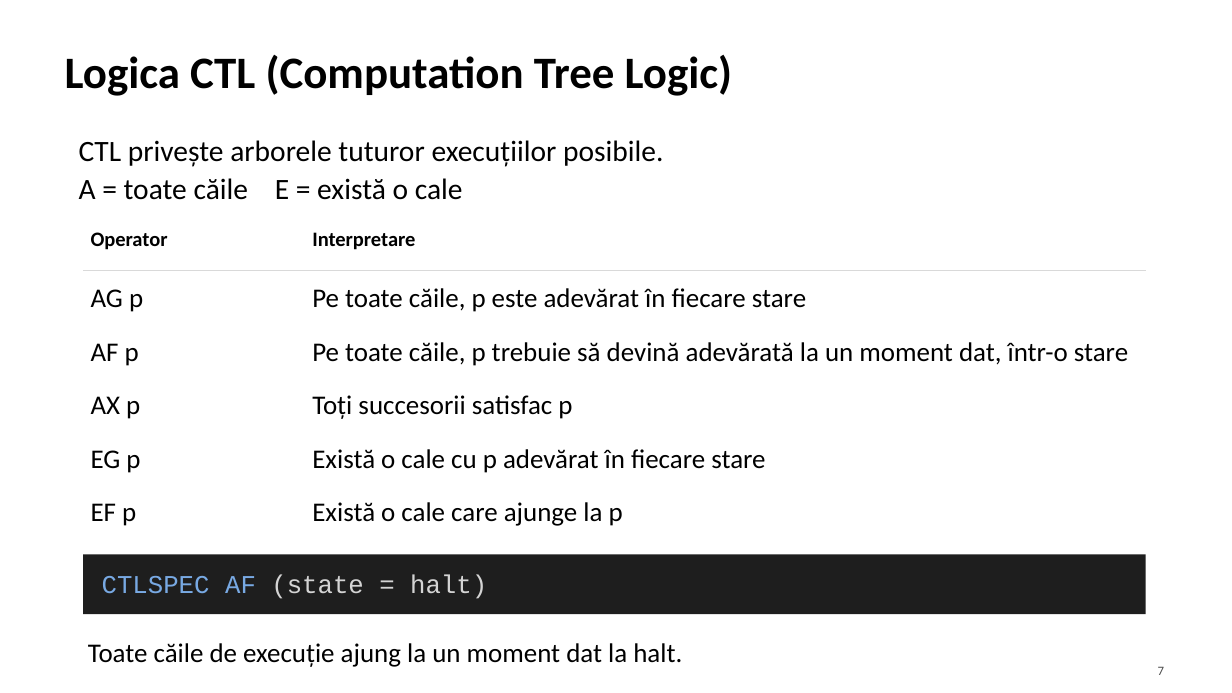
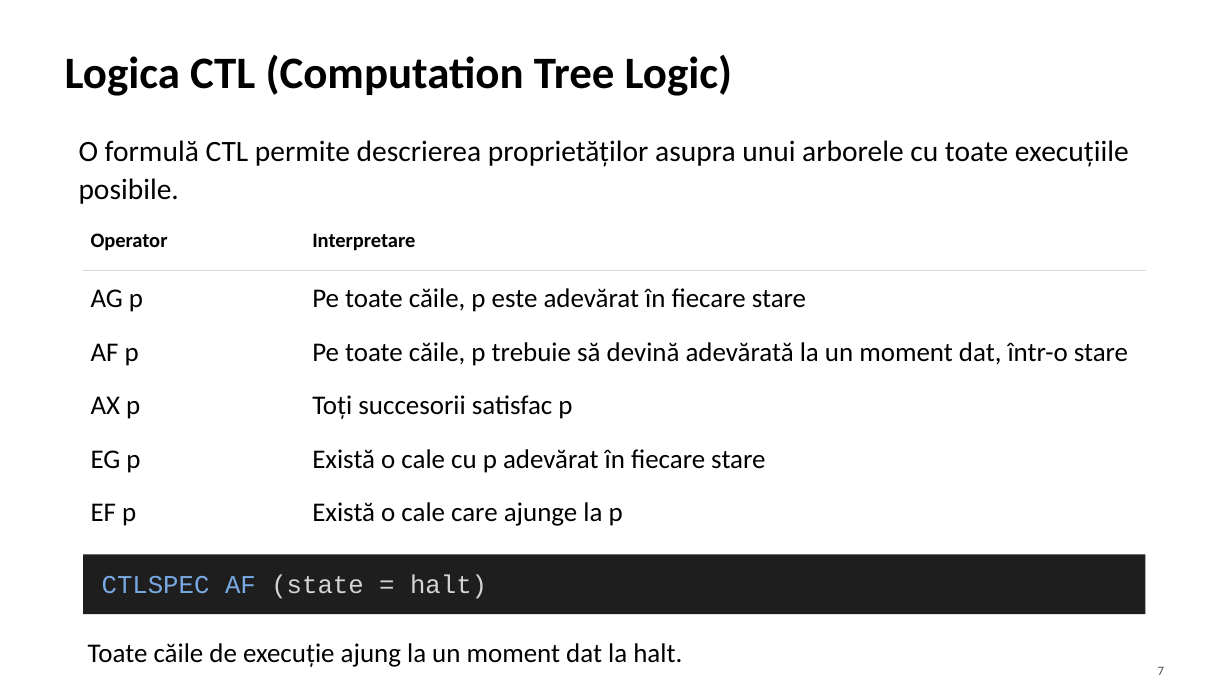
Before and after one commit to Andrei137/tss-nusmv-project, a slide deck: slide 7 of Model_checking_cu_NuSMV.pptx. Drawn at 1232x693 pixels with LibreOffice and Linux fonts; fonts in the diff are those of the drawing. Boxes give left, top, right and bottom in pixels: in the first picture for what was removed or moved away, otherwise in the second. Text is boxed around its words. In the diff, an @@ line names an element or a change of style, - is before the commit and + after.

```diff
--- a/Model_checking_cu_NuSMV.pptx
+++ b/Model_checking_cu_NuSMV.pptx
@@ text at bbox=[79, 140, 1129, 204]: text changed @@
-CTL privește arborele tuturor execuțiilor posibile.
-A = toate căile E = există o cale
+O formulă CTL permite descrierea proprietăților asupra unui arborele cu toate execuțiile posibile.
```
Also in this commit, not shown: 2 other slides changed.
